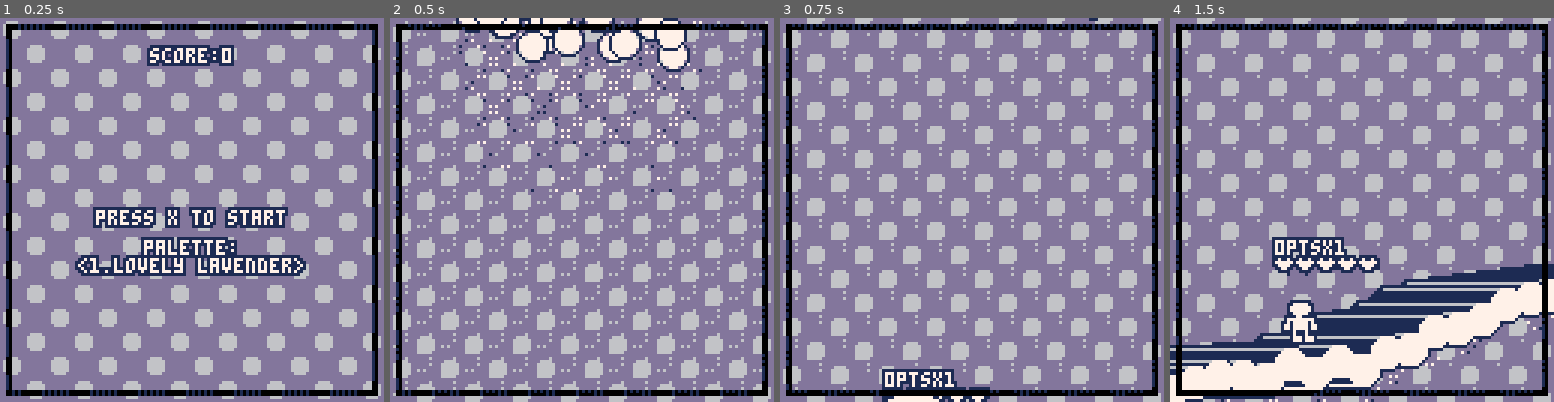
Above: before the commit, frames 1-4 (left to right).
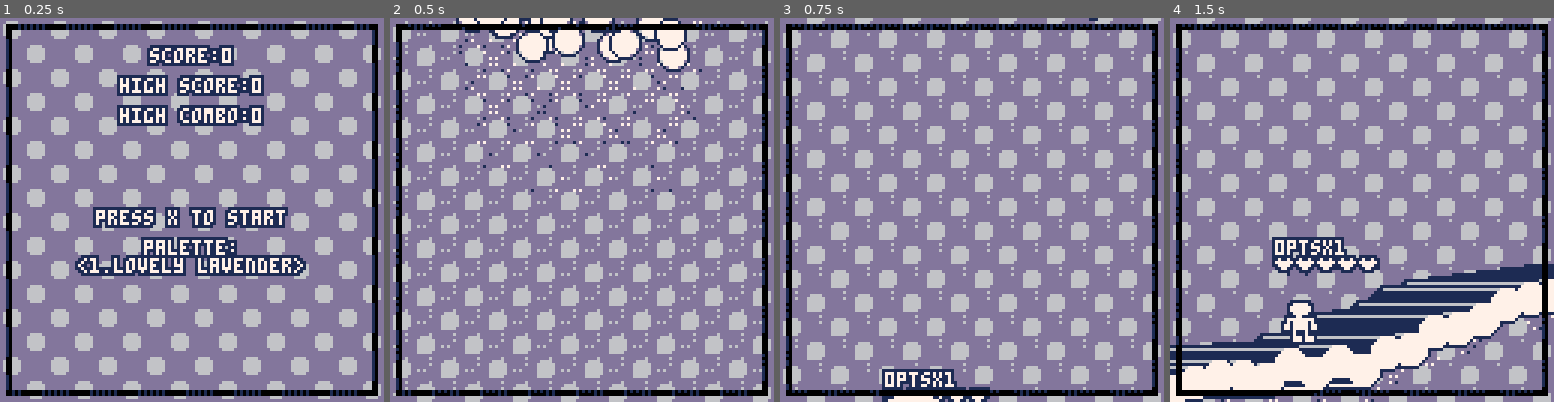
Above: after the commit, the same moments.

Repository: seleb/p8jam2
Game: PICO-8 cartridge bridge.p8
The game is run twice, just before and just after one commit, with the same random seed, the same clock (stepped at 60 frames per second) and the same inputs.
Inputs:
- Up to frame 1 (0.25 s): no input
- Up to frame 2 (0.5 s): tap X (X key) at 0.33 s
- Up to frame 3 (0.75 s): tap O (Z key) at 0.7 s
- Up to frame 4 (1.5 s): tap X (X key) at 1.07 s

The runs differ from the first frame. In frame 1, 3.8% of the frame differs, in the area x 30-69%, y 14-29%; in frame 2, nothing differs; in frame 3, nothing differs; in frame 4, nothing differs.

Commit message:
storage for high score/combo, palette

Diff:
--- a/bridge.p8
+++ b/bridge.p8
@@ -29,6 +29,8 @@
 phys = {}
 
 dmgtimer = 0
+
+storage = {}
 
 function get_chain(x)
  return chain[''..x]
@@ -74,6 +76,15 @@
 end
 
 function _init()
+ cartdata("sean_p8jam2_data")
+ storage.high_score_idx = 0
+ storage.high_combo_idx = 1
+ storage.palette_idx = 2
+
+ storage.high_score = dget(storage.high_score_idx)
+ storage.high_combo = dget(storage.high_combo_idx)
+ storage.palette = dget(storage.palette_idx)
+
  for x=chain_start,chain_end do
   add_chain(x)
  end
@@ -108,6 +119,8 @@
  hud.lives = hud.max_lives
  hud.parts = {}
  hud.chain = 1
+ hud.high_combo = 0
+
 
  amp = 0
  frq = 0
@@ -126,7 +139,7 @@
  end
 
  menu = "press x to start"
- col_offset = 0
+ col_offset = storage.palette
  pal_names = {}
  add(pal_names,"2.cherries 'n cream")
  add(pal_names,"3.apple pie")
@@ -312,6 +325,15 @@
  dmgtimer = 8
 
  if hud.lives == 0 then
+  -- game over
+  if hud.score > storage.high_score then
+   storage.high_score = hud.score
+   dset(storage.high_score_idx, hud.score)
+  end
+  if hud.high_combo > storage.high_combo then
+   storage.high_combo = hud.high_combo
+   dset(storage.high_combo_idx, hud.high_combo)
+  end
   menu = "game over! press x to restart"
  end
 end
@@ -326,6 +348,9 @@
  add(hud.parts, p)
  hud.score += p.pts
  hud.chain += 1
+ if hud.chain > hud.high_combo then
+  hud.high_combo = hud.chain
+ end
  hud.y -= 3
  sfx(35,3)
  cam.y += 10
@@ -343,6 +368,8 @@
   if hud.lives == 0 then
    run()
   else
+   -- start game
+   dset(storage.palette_idx,col_offset+1)
    menu = nil
    sfx(32,3)
    music(0, 5000, 1+2+3)
@@ -608,30 +635,31 @@
 
 function draw_border()
  -- top
+ local b = 7
  for y=0,dmgtimer+1 do
  for a=to_screen(2,2+y),to_screen(125,2+y),1 do
- poke(a,shr(peek(a),7))
+ poke(a,shr(peek(a),b))
  end
  end
 
  -- left
  for x=0,dmgtimer+1,2 do
  for a=to_screen(2+x,2),to_screen(2+x,125),64 do
- poke(a,shr(peek(a),7))
+ poke(a,shr(peek(a),b))
  end
  end
 
  -- right
  for x=0,dmgtimer+1,2 do
  for a=to_screen(125-x,2),to_screen(125-x,125),64 do
- poke(a,shr(peek(a),7))
+ poke(a,shr(peek(a),b))
  end
  end
 
  -- bottom
  for y=0,dmgtimer+1 do
  for a=to_screen(2,125-y),to_screen(125,125-y),1 do
- poke(a,shr(peek(a),7))
+ poke(a,shr(peek(a),b))
  end
  end
 end
@@ -673,7 +701,9 @@
  else
   camera(0,0)
   print_ol_c(menu,64,7+time()*5%2)
-  print_ol_c("score:"..hud.score, 10, 10)
+  print_ol_c("score:"..hud.score, 10)
+  print_ol_c("high score:"..storage.high_score, 20)
+  print_ol_c("high combo:"..storage.high_combo, 30)
   print_ol_c("palette:",64+10)
   print_ol_c("<"..pal_names[col_offset+1]..">",64+16)
  end
